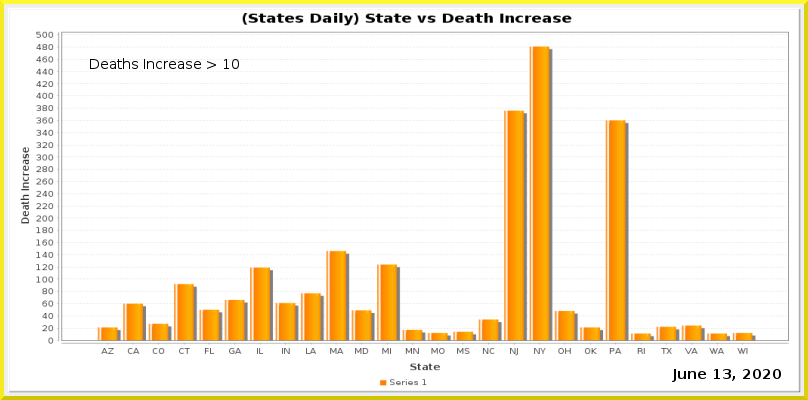
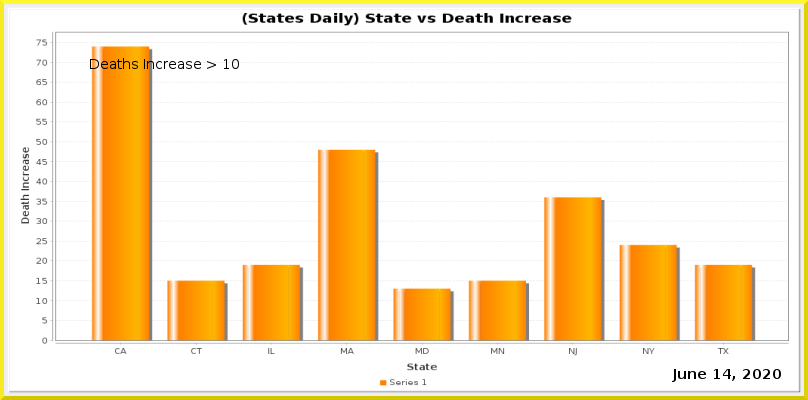
The second 808x400 image is a revision of the first. Changes to its layers:
painted on "Current Date" over bbox(723, 369, 731, 379)
painted on "Date_vs_TestIncrease.png" over bbox(36, 31, 789, 371)
